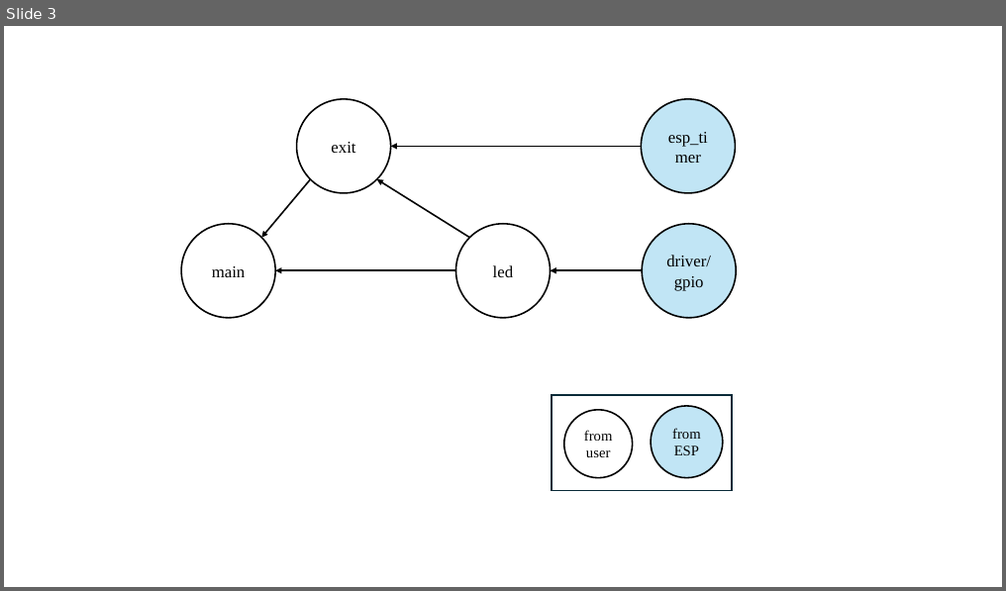
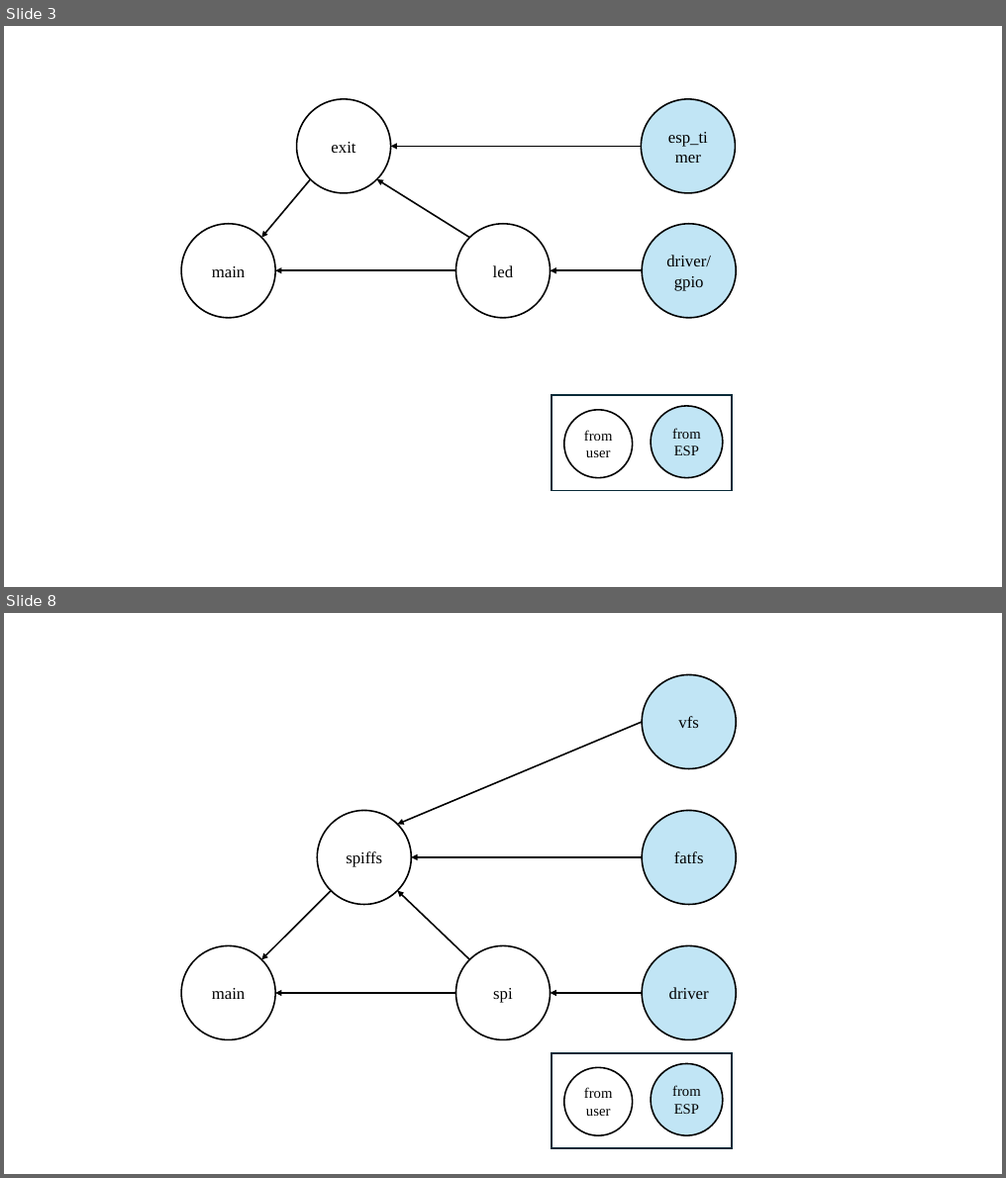
Before and after one commit to Shuaiwen-Cui/ESP_STUDY, a slide deck: PLOT/DEPENDENCY/dependency.pptx. Shown one above the other, each under a label of ours: slide 3 before the commit, slides 3 and 8 after it; the slides between them are not shown. The pictures are 1006x591 and 1006x1178 pixels, drawn with LibreOffice and Linux fonts; fonts in the diff are those of the drawing. Boxes give left, top, right and bottom in pixels: in the first picture for what was removed or moved away, otherwise in the second. Text is boxed around its words. In the diff, an @@ line names an element or a change of style, - is before the commit and + after.

```diff
--- a/PLOT/DEPENDENCY/dependency.pptx
+++ b/PLOT/DEPENDENCY/dependency.pptx
@@ slide 8 added at bbox=[4, 613, 1002, 1174], background #FFFFFF @@
@@ ellipse added at bbox=[642, 675, 737, 769], fill #C1E5F5, outline #000000 1.5 pt, 16 pt, text #000000 @@
+vfs
@@ arrow added from (642, 722) to (398, 824), #000000 1.5 pt @@
@@ ellipse added at bbox=[317, 811, 411, 905], outline #000000 1.5 pt, 16 pt, text #000000 @@
+spiffs
@@ ellipse added at bbox=[642, 811, 737, 905], fill #C1E5F5, outline #000000 1.5 pt, 16 pt, text #000000 @@
+fatfs
@@ arrow added from (642, 858) to (411, 858), #000000 1.5 pt @@
@@ arrow added from (331, 891) to (261, 959), #000000 1.5 pt @@
@@ arrow added from (469, 959) to (398, 891), #000000 1.5 pt @@
@@ ellipse added at bbox=[181, 947, 275, 1041], outline #000000 1.5 pt, 16 pt, text #000000 @@
+main
@@ ellipse added at bbox=[456, 947, 550, 1041], outline #000000 1.5 pt, 16 pt, text #000000 @@
+spi
@@ ellipse added at bbox=[642, 947, 737, 1041], fill #C1E5F5, outline #000000 1.5 pt, 16 pt, text #000000 @@
+driver
@@ arrow added from (456, 993) to (275, 993), #000000 1.5 pt @@
@@ arrow added from (642, 993) to (550, 993), #000000 1.5 pt @@
@@ rectangle added at bbox=[552, 1054, 733, 1149], outline #092A39 1.5 pt @@
@@ ellipse added at bbox=[564, 1068, 632, 1137], outline #000000 1.5 pt, 14 pt, text #000000 @@
+from user
@@ ellipse added at bbox=[650, 1063, 723, 1136], fill #C1E5F5, outline #000000 1.5 pt, 14 pt, text #000000 @@
+from ESP
```
Also in this commit, not shown: 4 other slides added, 1 slide removed, 8 other files.
